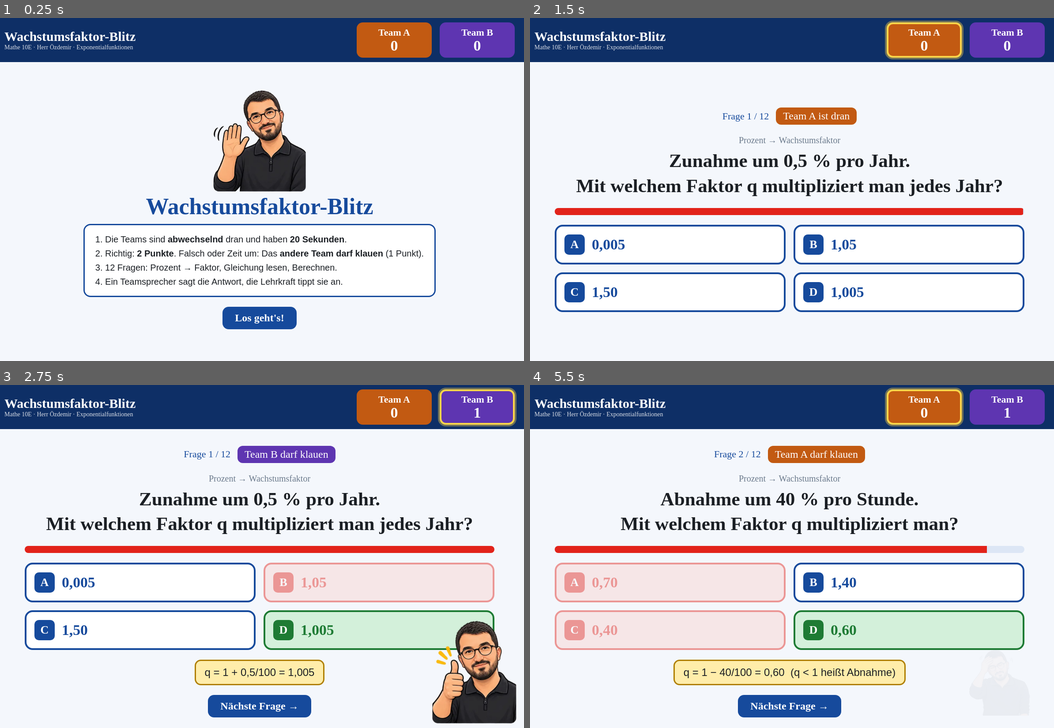
Above: before the commit, frames 1-4 (two rows, left to right).
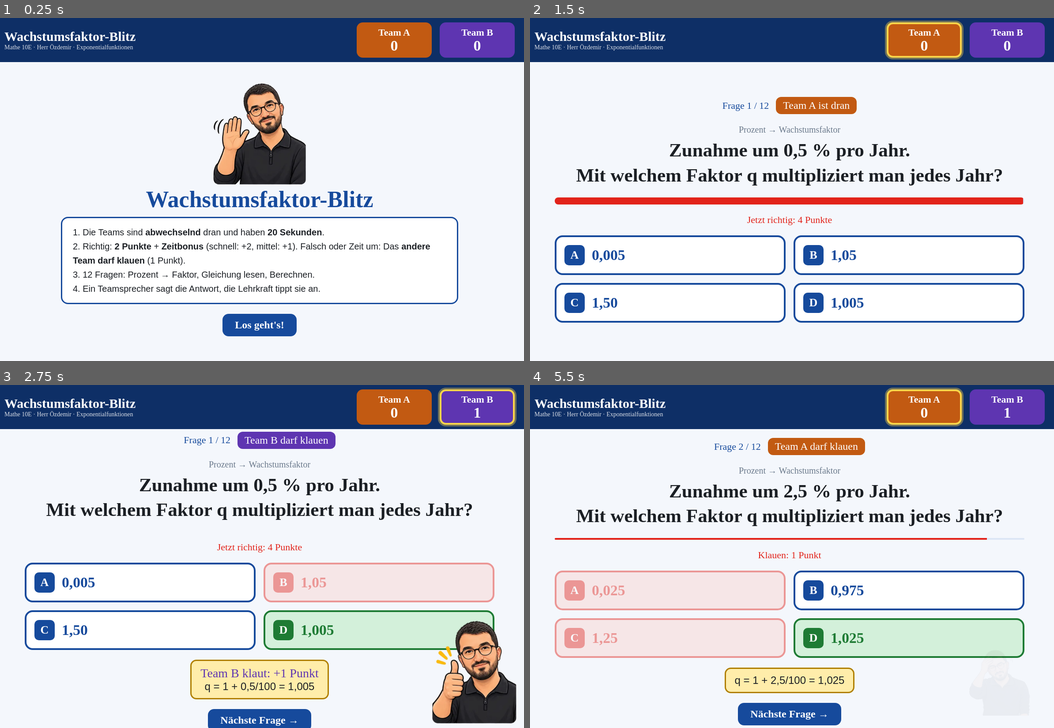
Above: after the commit, the same moments.

Repository: FrauOezdemir/Mathe-spiele
Game: browser game, page wachstumsfaktor-blitz.html
Same seed, same stepped clock (60 frames per second), same inputs: the game is played once before the commit and once after it.
Inputs (mouse positions are in pixels of both pictures, inside the frame that each line leads up to):
- Up to frame 1 (0.25 s): no input
- Up to frame 2 (1.5 s): click "Los geht's!" at 1.27 s
- Up to frame 3 (2.75 s): click (377, 621) at 1.87 s; click (377, 659) at 2.02 s; click (377, 628) at 2.47 s
- Up to frame 4 (5.5 s): click (671, 628) at 3.07 s; click (907, 583) at 3.67 s; click "Nächste Frage →" at 4.27 s; click (671, 669) at 4.52 s; click (671, 659) at 4.87 s; click (671, 611) at 5.47 s

The runs differ from the first frame. In frame 1, 8.8% of the frame differs, in the area x 11-88%, y 19-93%; in frame 2, 13%; in frame 3, 10%; in frame 4, 18%, in the area x 4-95%, y 15-100%.

Commit message:
10E Spiele: Rechenaufgaben für beide Teams, Zeitbonus in Blitz und Challenge
Co-Authored-By: Claude Opus 5.5 <noreply@anthropic.com>
Claude-Session: https://claude.ai/code/session_01Hun6GsRJ1rCPCDBeWQFnAE

Diff:
--- a/gleichungs-challenge.html
+++ b/gleichungs-challenge.html
@@ -94,7 +94,7 @@
   $('main').innerHTML=`<div class="start"><img class="startbild" src="${IMG.koordinatensystem}" alt=""><h2>Gleichungs-Challenge</h2>
   <div class="regeln">Ordnet jeder <b>Situation</b>, jedem <b>Graphen</b> und jeder <b>Tabelle</b> die passende Funktionsgleichung zu.<br>
   1. Beide Teams spielen <b>gleichzeitig</b>: Je ein Teamsprecher tippt unten auf dem eigenen Feld A–D. Die Wahl bleibt <b>geheim</b>.<br>
-  2. Richtig: <b>2 Punkte</b>. Das <b>schnellere</b> richtige Team bekommt <b>+1 Bonus</b>.<br>
+  2. Richtig: <b>2 Punkte</b> + <b>Zeitbonus</b>: in den ersten 15 s +2, bis 30 s +1. Sind beide richtig, bekommt das <b>schnellere</b> Team noch <b>+1</b>.<br>
   3. Jedes Team hat <b>einen Joker „Doppelt oder nichts“</b>: richtig ×2, falsch −2.<br>
   4. ${RUNDEN.length} Runden, je ${ZEIT} Sekunden.</div>
   <p><button class="knopf" onclick="runden=mische(RUNDEN.slice(0,6)).concat(mische(RUNDEN.slice(6)));naechste()">Challenge starten!</button></p></div>`;
@@ -107,7 +107,7 @@
   if(R.art==='Situation')auf=`<div class="text">${R.text}</div><div class="text" style="margin-top:14px;color:#6B7A8C;font-size:22px">Welche Gleichung beschreibt die Situation?</div>`;
   if(R.art==='Tabelle')auf=`<table><tr><td>x</td>${R.tab[0].map(v=>`<td>${v}</td>`).join('')}</tr><tr><td>f(x)</td>${R.tab[1].map(v=>`<td>${v}</td>`).join('')}</tr></table><div class="text" style="text-align:center;color:#6B7A8C;font-size:22px">Welche Gleichung passt zur Wertetabelle?</div>`;
   if(R.art==='Graph')auf=`<canvas id="cv"></canvas>`;
-  $('main').innerHTML=`<div class="oben"><div class="info">Runde ${nr} / ${runden.length}</div><div class="uhrzahl" id="uhr">${ZEIT}</div></div>
+  $('main').innerHTML=`<div class="oben"><div class="info">Runde ${nr} / ${runden.length}</div><div id="bonus" style="font-family:Fredoka;font-size:24px;color:var(--rot)">Jetzt richtig: 4 Punkte</div><div class="uhrzahl" id="uhr">${ZEIT}</div></div>
   <div class="mitte"><div class="aufgabe"><span class="typ">${R.art}</span>${auf}</div>
   <div class="optionen">${opts.map((o,i)=>`<div class="opt" id="o${i}"><span class="bu">${'ABCD'[i]}</span><span>${o.t}</span><span class="marke" id="m${i}"></span></div>`).join('')}</div></div>
   <div class="erkl" id="erkl">${R.e}</div>
@@ -116,7 +116,7 @@
   <div style="text-align:center"><button class="knopf rot" id="aufl" onclick="aufloesen()">Auflösen</button></div>`;
   if(R.art==='Graph')requestAnimationFrame(()=>zeichne(R.k,R.q));
   t=ZEIT;clearInterval(timer);const t0=Date.now();
-  timer=setInterval(()=>{t=ZEIT-Math.floor((Date.now()-t0)/1000);$('uhr').textContent=Math.max(0,t);if(t<=0){clearInterval(timer);aufloesen()}},250);
+  timer=setInterval(()=>{t=ZEIT-Math.floor((Date.now()-t0)/1000);$('uhr').textContent=Math.max(0,t);{const v=ZEIT-t;$('bonus').textContent='Jetzt richtig: '+(v<=15?4:(v<=30?3:2))+' Punkte';}if(t<=0){clearInterval(timer);aufloesen()}},250);
   window._t0=t0;cart(null);
 }
 function waehle(T,i,b){
@@ -136,7 +136,7 @@
   let schnell=null;if(ok.A&&ok.B)schnell=zeitWahl.A<zeitWahl.B?'A':'B';else if(ok.A)schnell='A';else if(ok.B)schnell='B';
   ['A','B'].forEach(T=>{
     let p=0;
-    if(ok[T]){p=2+(schnell===T&&ok.A&&ok.B?1:0);}
+    if(ok[T]){const s=zeitWahl[T]/1000;p=2+(s<=15?2:(s<=30?1:0))+(schnell===T&&ok.A&&ok.B?1:0);}
     if(jokerAn[T]){joker[T]=false;p=ok[T]?p*2:-2;}
     punkte[T]+=p;
     if(wahl[T]!==null)$('m'+wahl[T]).insertAdjacentHTML('beforeend',`<span style="background:var(--${T})">${T}</span>`);
--- a/wachstumsfaktor-blitz.html
+++ b/wachstumsfaktor-blitz.html
@@ -70,7 +70,7 @@
 
 // Fragen-Generator
 function neueFrage(){
-  const typ=runde%4;
+  const typ=[0,0,1,1,2,2,3,3,2,2,3,3][runde%12]; // jede Fragenart für beide Teams
   if(typ===0){ // Zunahme -> q
     const p=rnd([2,3,4,5,8,12,15,20,25,1.5,2.5,0.5]);
     const q=1+p/100;
@@ -113,7 +113,7 @@
   phase='start';anzeige();cart(null);
   $('main').innerHTML=`<div class="start"><img class="startbild" src="${IMG.winken}" alt=""><h2>Wachstumsfaktor-Blitz</h2>
   <div class="regeln">1. Die Teams sind <b>abwechselnd</b> dran und haben <b>${ZEIT} Sekunden</b>.<br>
-  2. Richtig: <b>2 Punkte</b>. Falsch oder Zeit um: Das <b>andere Team darf klauen</b> (1 Punkt).<br>
+  2. Richtig: <b>2 Punkte</b> + <b>Zeitbonus</b> (schnell: +2, mittel: +1). Falsch oder Zeit um: Das <b>andere Team darf klauen</b> (1 Punkt).<br>
   3. ${RUNDEN} Fragen: Prozent → Faktor, Gleichung lesen, Berechnen.<br>
   4. Ein Teamsprecher sagt die Antwort, die Lehrkraft tippt sie an.</div>
   <p><button class="knopf" onclick="naechste()">Los geht's!</button></p></div>`;
@@ -125,7 +125,7 @@
   const farbe=dran==='A'?'var(--A)':'var(--B)';
   $('main').innerHTML=`<div class="infozeile">Frage ${runde} / ${RUNDEN} <span class="dranbadge" style="background:${farbe}" id="db">Team ${dran} ist dran</span></div>
   <div class="frage"><span class="typ">${frage.typ}</span>${frage.text}</div>
-  <div class="uhr"><div id="bar"></div></div>
+  <div class="uhr"><div id="bar"></div></div><div id="bonus" style="font-family:Fredoka;font-size:22px;color:var(--rot);height:26px"></div>
   <div class="opts">${opts.map((o,i)=>`<div class="opt" data-r="${o.r}"><span class="bu">${'ABCD'[i]}</span>${o.t}</div>`).join('')}</div>
   <div class="steal" id="steal"></div>
   <div class="erkl" id="erkl">${frage.erkl}</div>
@@ -137,7 +137,7 @@
 function starteUhr(){
   wer=phase==='klau'?(dran==='A'?'B':'A'):dran;
   t=phase==='klau'?10:ZEIT;const T=t;clearInterval(timer);$('bar').style.width='100%';
-  timer=setInterval(()=>{t-=0.2;$('bar').style.width=Math.max(0,t/T*100)+'%';if(t<=0){clearInterval(timer);zeitUm()}},200);
+  timer=setInterval(()=>{t-=0.2;$('bar').style.width=Math.max(0,t/T*100)+'%';if($('bonus'))$('bonus').textContent=phase==='frage'?(t/T>2/3?'Jetzt richtig: 4 Punkte':(t/T>1/3?'Jetzt richtig: 3 Punkte':'Jetzt richtig: 2 Punkte')):'Klauen: 1 Punkt';if(t<=0){clearInterval(timer);zeitUm()}},200);
 }
 function zeitUm(){ if(phase==='frage')klauen(); else if(phase==='klau')aufloesen(null); }
 function klauen(){
@@ -149,7 +149,7 @@
 function antwort(o){
   if(phase!=='frage'&&phase!=='klau')return;
   if(o.classList.contains('aus'))return;
-  if(o.dataset.r==='1'){clearInterval(timer);punkte[wer]+=phase==='frage'?2:1;aufloesen(o);cart(Math.random()<.5?'jubel':'lob')}
+  if(o.dataset.r==='1'){clearInterval(timer);let p,info;if(phase==='frage'){const rest=t/ZEIT;const b=rest>2/3?2:(rest>1/3?1:0);p=2+b;info=`Team ${wer}: +${p} Punkte`+(b?` (2 + Zeitbonus ${b})`:'');}else{p=1;info=`Team ${wer} klaut: +1 Punkt`;}punkte[wer]+=p;aufloesen(o);$('erkl').insertAdjacentHTML('afterbegin',`<div style="font-family:Fredoka;font-size:28px;color:var(--${wer})">${info}</div>`);cart(Math.random()<.5?'jubel':'lob')}
   else{o.classList.add('falsch','aus');clearInterval(timer);if(phase==='frage')klauen();else aufloesen(null)}
 }
 function aufloesen(o){
